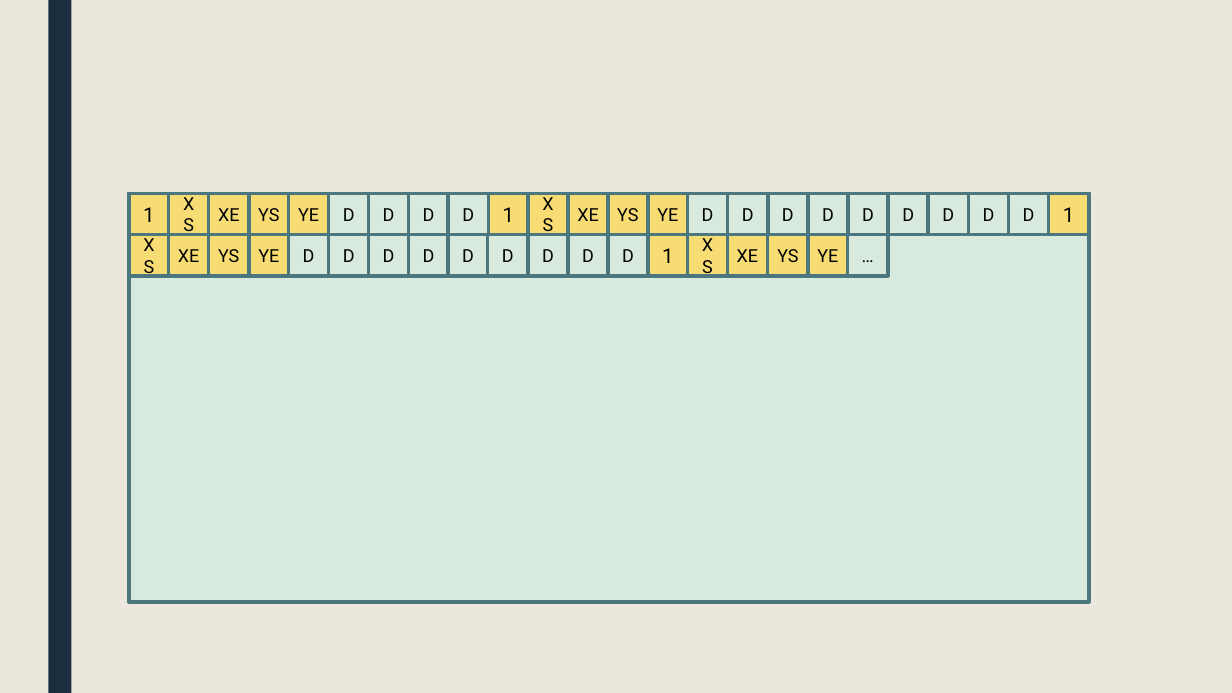
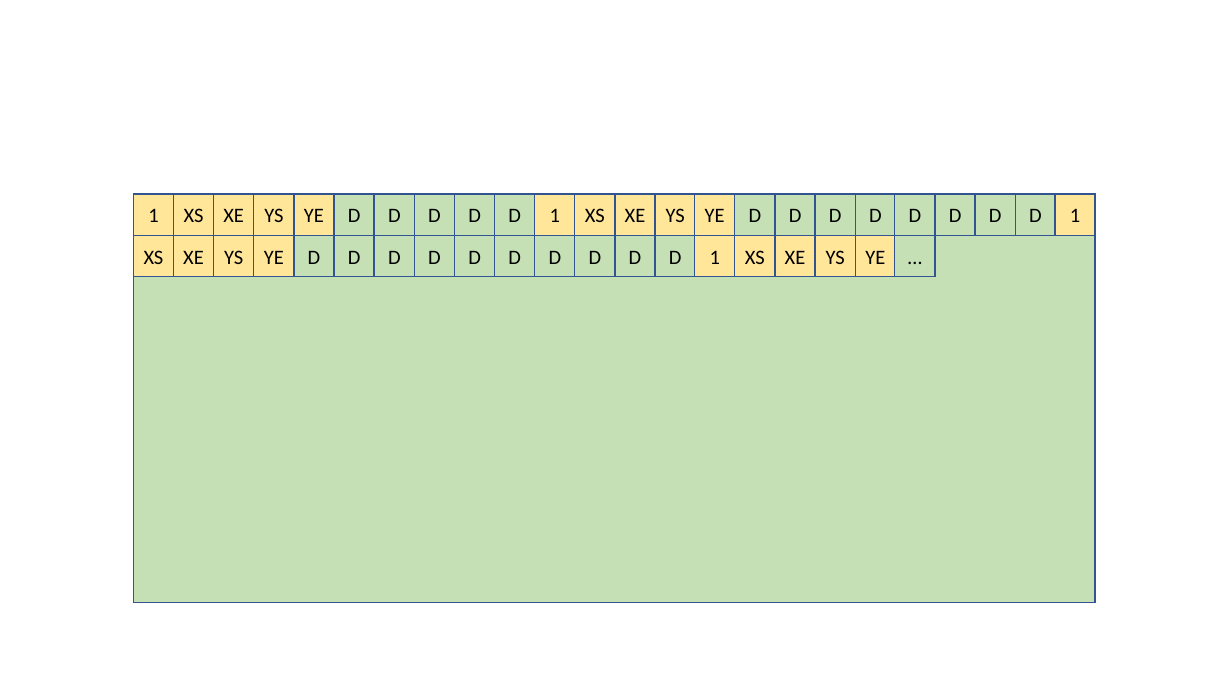
Before and after one commit to snaphat/phd_aaron_landwehr, a slide deck: slide 1 of fig/embedded_frame.pptx. Drawn at 1232x693 pixels with LibreOffice and Linux fonts; fonts in the diff are those of the drawing. Boxes give left, top, right and bottom in pixels: in the first picture for what was removed or moved away, otherwise in the second. Text is boxed around its words. In the diff, an @@ line names an element or a change of style, - is before the commit and + after.

```diff
--- a/fig/embedded_frame.pptx
+++ b/fig/embedded_frame.pptx
@@ background #EBE7DD to #FFFFFF @@
@@ rectangle removed at (48, 0, 71, 693) @@
@@ 29 rectangles: place and size @@
-29 rectangles at (128, 193, 1089, 602)
+29 rectangles at (133, 194, 1095, 603)
@@ rectangle at (133, 194, 1095, 603): fill #D8E9DE to #C5E0B4; outline #4E777F 2.75 pt to #325491 1 pt @@
@@ rectangle added at (494, 194, 534, 236), fill #C5E0B4, outline #325491 1 pt, 16 pt, text #000000 @@
+D
@@ font Roboto to Calibri; fill #F7DC74 to #FFE699; outline #4E777F 2.75 pt to #325491 1 pt in 4 elements at (133, 194, 173, 236), (1055, 194, 1095, 236), (695, 236, 735, 277), (535, 194, 575, 236) @@
@@ 3 rectangles: place and size @@
-3 rectangles at (608, 193, 1048, 276)
+3 rectangles at (616, 194, 1055, 277)
@@ rectangle "D": place and size @@
-rectangle "D" at (688, 193, 727, 235)
+rectangle "D" at (655, 236, 695, 277)
@@ size 14 to 16 pt, font Roboto to Calibri; fill #F7DC74 to #FFE699; outline #4E777F 2.75 pt to #325491 1 pt in 16 elements at (133, 236, 173, 277), (213, 194, 253, 236), (213, 236, 253, 277), (254, 236, 294, 277), (174, 194, 213, 236), (254, 194, 294, 236), (294, 194, 334, 236), (174, 236, 213, 277), (575, 194, 615, 236), (616, 194, 655, 236), (655, 194, 695, 236), (695, 194, 735, 236), (735, 236, 775, 277), (775, 236, 815, 277), (856, 236, 896, 277), (815, 236, 855, 277) @@
@@ 3 rectangles: place and size @@
-3 rectangles at (568, 193, 848, 276)
+3 rectangles at (616, 194, 896, 277)
@@ size 14 to 16 pt, font Roboto to Calibri; fill #D8E9DE to #C5E0B4; outline #4E777F 2.75 pt to #325491 1 pt in 23 elements at (334, 194, 373, 236), (334, 236, 373, 277), (294, 236, 334, 277), (374, 236, 414, 277), (374, 194, 414, 236), (414, 194, 454, 236), (414, 236, 454, 277), (735, 194, 775, 236), (935, 194, 975, 236), (455, 236, 494, 277), (494, 236, 534, 277), (575, 236, 615, 277), (455, 194, 494, 236), (895, 194, 934, 236), (975, 194, 1015, 236), (535, 236, 575, 277), (616, 236, 655, 277), (775, 194, 815, 236), (815, 194, 855, 236), (856, 194, 896, 236), (1016, 194, 1055, 236), (655, 236, 695, 277), (895, 236, 934, 277) @@
@@ 8 rectangles: place and size @@
-8 rectangles at (488, 193, 888, 276)
+8 rectangles at (535, 194, 934, 277)
```
Also in this commit, not shown: 13 other files.
